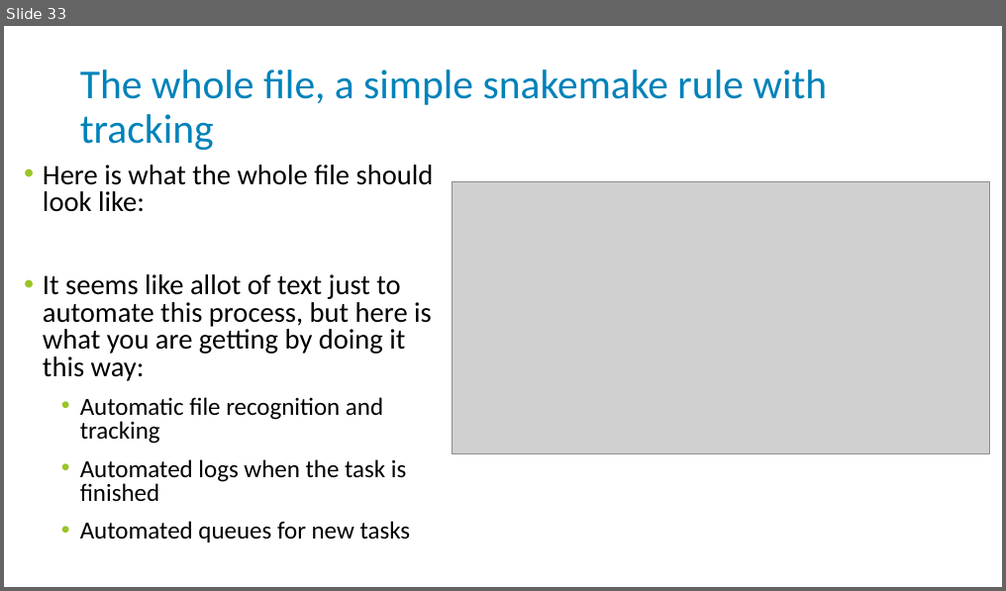
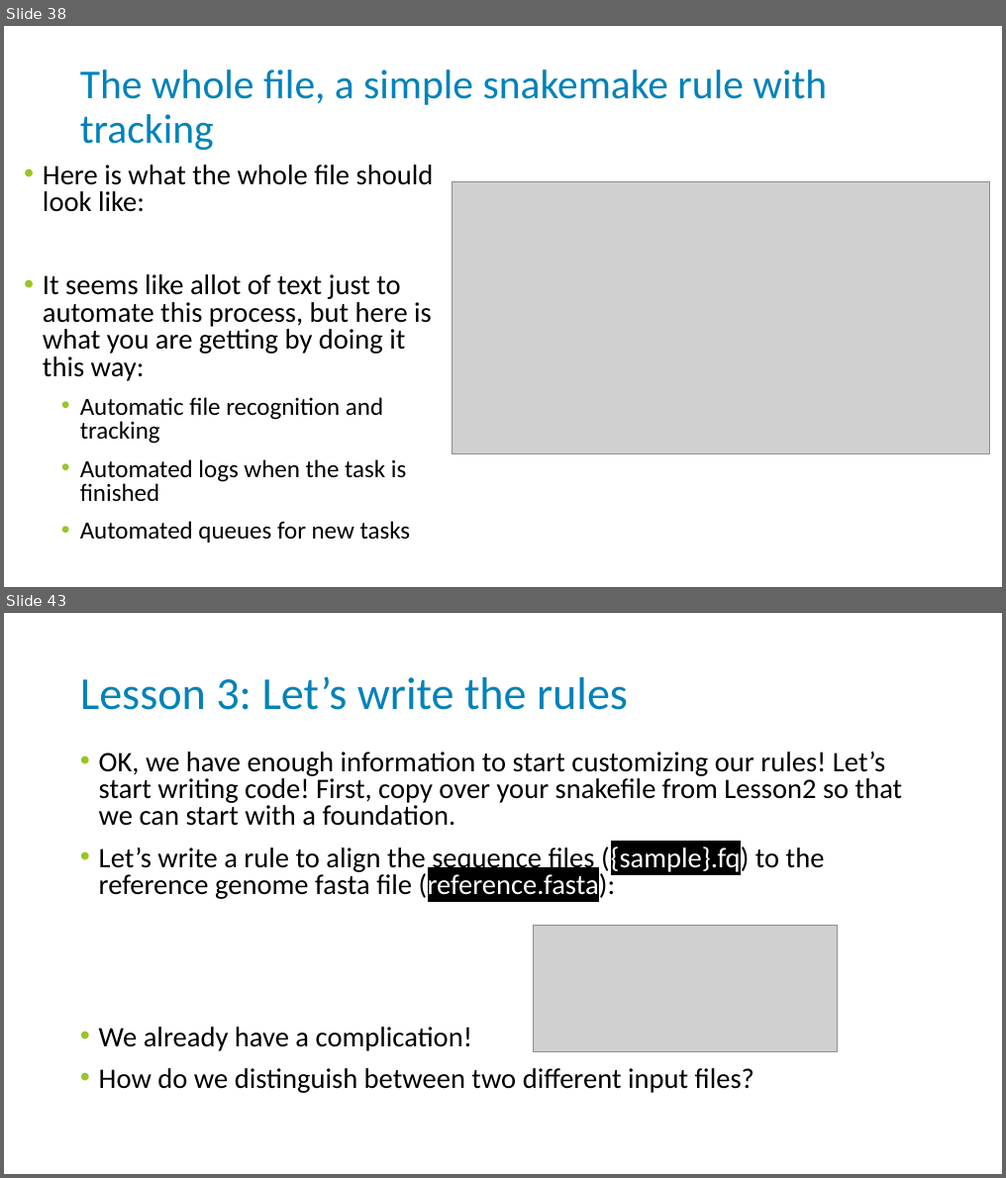
Before and after one commit to njdbickhart/HPCVEnvTutorial, a slide deck: virtualenv_snakemake_tutorial_2023_06_15.pptx. Shown one above the other, each under a label of ours: slide 33 before the commit, slides 38 and 43 after it; the slides between them are not shown. The pictures are 1006x591 and 1006x1178 pixels, drawn with LibreOffice and Linux fonts; fonts in the diff are those of the drawing; grey boxes stand for pictures; background and template pictures are left out. Boxes give left, top, right and bottom in pixels: in the first picture for what was removed or moved away, otherwise in the second. Text is boxed around its words. In the diff, an @@ line names an element or a change of style, - is before the commit and + after.

```diff
--- a/virtualenv_snakemake_tutorial_2023_06_15.pptx
+++ b/virtualenv_snakemake_tutorial_2023_06_15.pptx
@@ slide 43 added at [4,613,1002,1174], background #FFFFFF @@
@@ title added at [80,676,628,710], 44 pt, text #0082BA @@
+Lesson 3: Let’s write the rules
@@ text added at [99,752,903,1093], 27.2 pt, text #000000 @@
+• OK, we have enough information to start customizing our rules! Let’s start writing code! First, copy over your snakefile from Lesson2 so that we can start with a foundation.
+• Let’s write a rule to align the sequence files ({sample}.fq) to the reference genome fasta file (reference.fasta):
+• We already have a complication!
+• How do we distinguish between two different input files?
@@ picture added at [534,926,838,1053] @@
@@ what was slide 33 is now slide 38 @@
```
Also in this commit, not shown: 1 slide changed, 15 other slides added, 10 other files.
